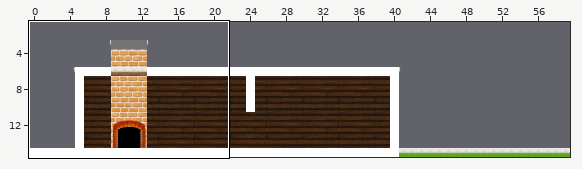
A Tiled map gets an edit: assets/levels/house1.tmx. The picture above shows the old version from afar; the outline marks the close-up.
Close-up. Before the edit:
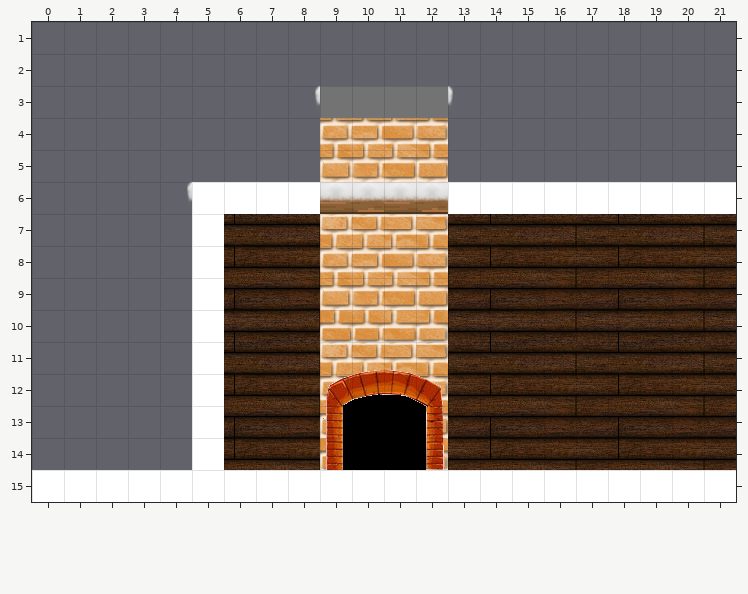
Cells are 32x32 px. Shown: x 0..21, y 1..15. The commit also changed other parts of the map, which this record leaves out.
New version:
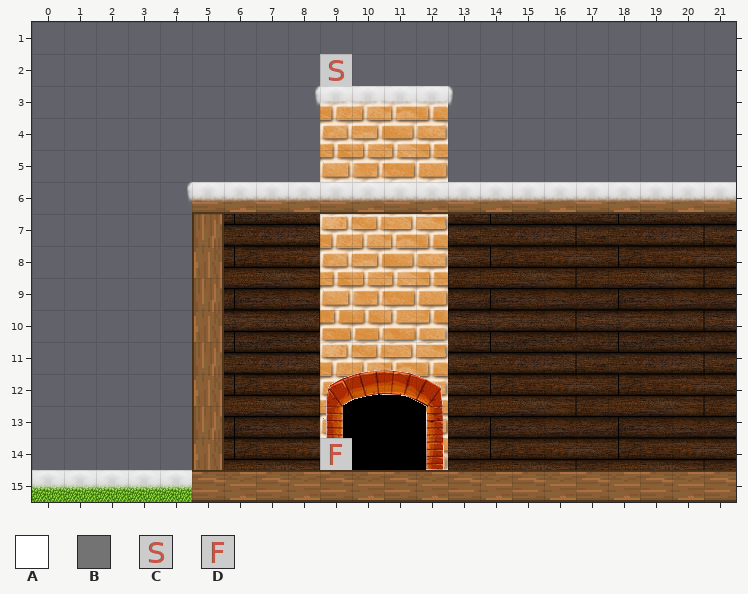
Key: from "Simple": A 1 "normal", B 2 "chimney_top", C 4 "santa", D 6 "fireplace".
_ is an empty cell.
Tiles of an added or newly shown layer are drawn over the layers below it.
Difference:
{"where": "layer \"Platforms\" (now hidden)"}
{"y":3,"x":9,"old":"BBBB","new":"____"}
{"y":6,"x":5,"old":"AAAA","new":"____"}
{"y":6,"x":13,"old":"AAAAAAAAA","new":"_________"}
{"y":7,"x":5,"old":"A","new":"_"}
{"y":8,"x":5,"old":"A","new":"_"}
{"y":9,"x":5,"old":"A","new":"_"}
{"y":10,"x":5,"old":"A","new":"_"}
{"y":11,"x":5,"old":"A","new":"_"}
{"y":12,"x":5,"old":"A","new":"_"}
{"y":13,"x":5,"old":"A","new":"_"}
{"y":14,"x":5,"old":"A","new":"_"}
{"y":15,"x":0,"old":"AAAAAAAAAAAAAAAAAAAAAA","new":"______________________"}
{"where": "layer \"Objects\" (now shown)"}
{"y":2,"x":9,"old":"_","new":"C"}
{"y":14,"x":9,"old":"_","new":"D"}
